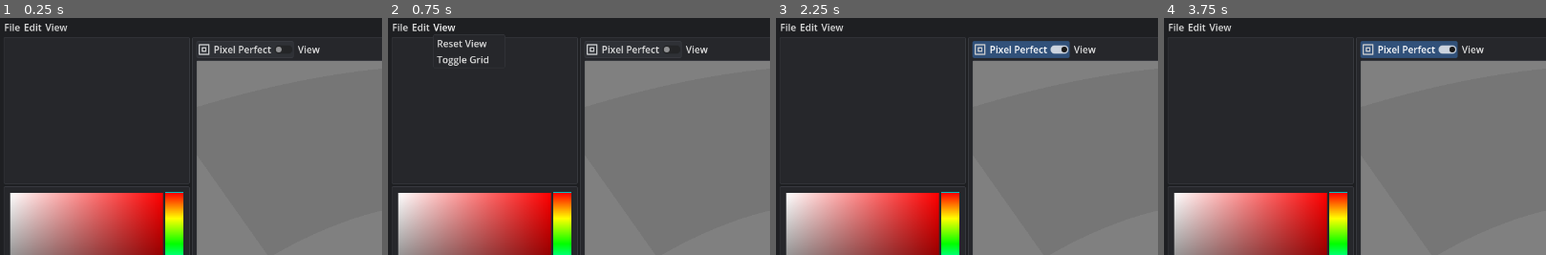
Above: before the commit, frames 1-4 (left to right).
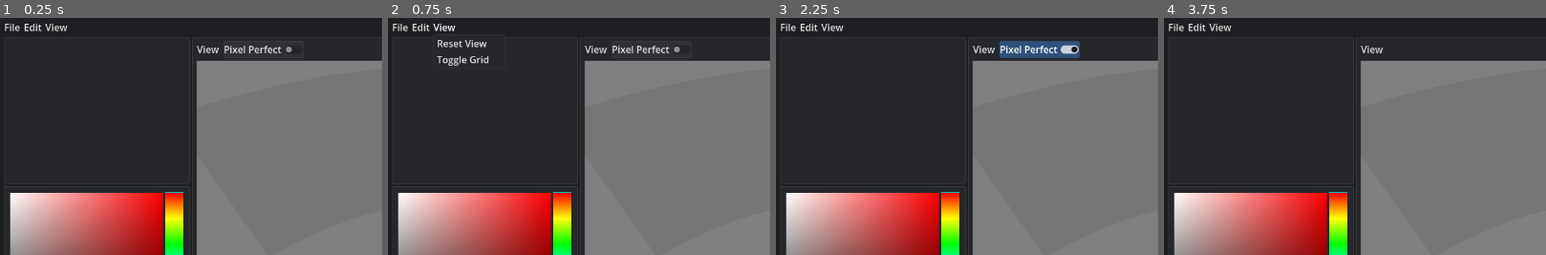
Above: after the commit, the same moments.

Repository: LeonardMeagher2/LVE
Game: Godot game, scene res://ui/main.tscn
Same seed, same stepped clock (60 frames per second), same inputs: the game is played once before the commit and once after it.
Inputs (mouse positions are % of the whole screen's width and height, from its top left):
- Up to frame 1 (0.25 s): no input
- Up to frame 2 (0.75 s): click "View" at 0.5 s
- Up to frame 3 (2.25 s): click "Pixel Perfect" at 1.25 s; click (97, 11) at 2 s
- Up to frame 4 (3.75 s): click (97, 14) at 2.75 s; click (97, 22) at 3.5 s
The pictures show only the part of the screen within x 0-50%, y 0-50%; the shares and areas given below are measured in that part.

The runs differ from the first frame. In frame 1, 0.6% of the frame differs, in the area x 51-84%, y 10-16%; in frame 2, 0.6%; in frame 3, 1.2%; in frame 4, 1.9%, in the area x 51-84%, y 9-17%.

Commit message:
Add a tool option system
Tools declare options as ToolOption resources. The option bar builds a widget per option and stores values in State. Pixel perfect becomes a pencil toggle. Rename ToolInfo.scene to ToolInfo.tool_scene to make room beside option_scene. Add a declarative mode picker widget with replace/add/subtract buttons and a clear button for selection tools.

Diff:
--- /dev/null
+++ b/icons/clear.svg
@@ -0,0 +1,5 @@
+<svg xmlns="http://www.w3.org/2000/svg" width="24" height="24" viewBox="0 0 24 24" fill="none" stroke="#c8cacc" stroke-width="2" stroke-linecap="round" stroke-linejoin="round">
+  <rect x="4.5" y="4.5" width="15" height="15" stroke-dasharray="3 3"/>
+  <path d="M9.5 9.5l5 5"/>
+  <path d="M14.5 9.5l-5 5"/>
+</svg>
--- /dev/null
+++ b/icons/mode_add.svg
@@ -0,0 +1,5 @@
+<svg xmlns="http://www.w3.org/2000/svg" width="24" height="24" viewBox="0 0 24 24" fill="none" stroke="#c8cacc" stroke-width="2" stroke-linecap="round" stroke-linejoin="round">
+  <rect x="4" y="4" width="16" height="16"/>
+  <path d="M12 9v6"/>
+  <path d="M9 12h6"/>
+</svg>
--- /dev/null
+++ b/icons/mode_replace.svg
@@ -0,0 +1,3 @@
+<svg xmlns="http://www.w3.org/2000/svg" width="24" height="24" viewBox="0 0 24 24" fill="none" stroke="#c8cacc" stroke-width="2" stroke-linecap="round" stroke-linejoin="round">
+  <rect x="4.5" y="4.5" width="15" height="15" stroke-dasharray="3 3"/>
+</svg>
--- /dev/null
+++ b/icons/mode_subtract.svg
@@ -0,0 +1,4 @@
+<svg xmlns="http://www.w3.org/2000/svg" width="24" height="24" viewBox="0 0 24 24" fill="none" stroke="#c8cacc" stroke-width="2" stroke-linecap="round" stroke-linejoin="round">
+  <rect x="4" y="4" width="16" height="16"/>
+  <path d="M9 12h6"/>
+</svg>
--- a/state/voxi.gd
+++ b/state/voxi.gd
@@ -7,9 +7,9 @@
 signal frame_changed()
 signal color_changed(color: Color)
 signal tool_changed(tool: ToolInfo)
+signal tool_option_changed(group: String, id: String, value: Variant)
 signal cells_changed()
 signal selection_changed()
-signal pixel_perfect_changed(enabled: bool)
 
 var document: VoxiDocument
 var current_frame := 0:
@@ -21,10 +21,10 @@
 var tools := {}
 var tool: ToolInfo = null
 var current_color := Color8(20, 20, 20)
-var pixel_perfect := false
 var selection := VoxelSelection.new()
 var undo_redo := UndoRedo.new()
 var playback := Playback.new()
+var _option_values := {}
 
 
 func _init() -> void:
@@ -82,17 +82,34 @@
 	color_changed.emit(c)
 
 
-func set_pixel_perfect(v: bool) -> void:
-	if pixel_perfect == v:
+func set_tool_option(group: String, id: String, value: Variant) -> void:
+	if not _option_values.has(group):
+		_option_values[group] = {}
+	if _option_values[group].get(id) == value:
 		return
-	pixel_perfect = v
-	pixel_perfect_changed.emit(v)
+	_option_values[group][id] = value
+	tool_option_changed.emit(group, id, value)
+
+
+func get_tool_option(info: ToolInfo, id: String) -> Variant:
+	for opt in info.options:
+		if opt.id == id:
+			var vals: Dictionary = _option_values.get(info.group, {})
+			return vals.get(id, opt.default)
+	return null
 
 
 func can_edit(cell: Vector3i) -> bool:
 	if selection.is_empty():
 		return true
 	return selection.contains(cell)
+
+
+func clear_selection() -> void:
+	if selection.is_empty():
+		return
+	selection.clear()
+	selection_changed.emit()
 
 
 func erase_selection() -> void:
--- a/tests/pixel_perfect_tool.gd
+++ b/tests/pixel_perfect_tool.gd
@@ -16,7 +16,7 @@
 func _run() -> void:
 	step("Given a brush with pixel perfect enabled", func():
 		State.current_color = Color8(200, 60, 60)
-		State.pixel_perfect = true
+		State.set_tool_option("brush", "pixel_perfect", true)
 		_vp = editor_viewport(_inst)
 		var svp := _vp.get_viewport()
 		var container := svp.get_parent()
--- a/tools/eraser.tres
+++ b/tools/eraser.tres
@@ -8,5 +8,5 @@
 id = "eraser"
 display_name = "Eraser"
 tooltip = "Erase voxels"
-scene = "res://tools/eraser/eraser.tscn"
+tool_scene = "res://tools/eraser/eraser.tscn"
 icon = ExtResource("2_icon")
--- a/tools/eyedropper.tres
+++ b/tools/eyedropper.tres
@@ -9,4 +9,4 @@
 display_name = "Eyedropper"
 icon = ExtResource("1_4uc0x")
 tooltip = "Pick a color from a voxel"
-scene = "res://tools/pick/pick.tscn"
+tool_scene = "res://tools/pick/pick.tscn"
--- a/tools/fill.tres
+++ b/tools/fill.tres
@@ -9,4 +9,4 @@
 display_name = "Fill"
 icon = ExtResource("2_icon")
 tooltip = "Fill connected voxels with a color"
-scene = "res://tools/fill/fill.tscn"
+tool_scene = "res://tools/fill/fill.tscn"
--- a/tools/lasso.tres
+++ b/tools/lasso.tres
@@ -2,6 +2,14 @@
 
 [ext_resource type="Script" uid="uid://cjerda0p540dt" path="res://tools/tool_info.gd" id="1_script"]
 [ext_resource type="Texture2D" uid="uid://ca51e3tfobhyh" path="res://icons/lasso.svg" id="2_icon"]
+[ext_resource type="Script" uid="uid://psmrld84nlu7" path="res://tools/tool_option.gd" id="3_mode"]
+
+[sub_resource type="Resource" id="Resource_opt"]
+script = ExtResource("3_mode")
+id = "mode"
+label = "selection mode"
+default = "replace"
+option_scene = "res://tools/select/mode_picker.tscn"
 
 [resource]
 script = ExtResource("1_script")
@@ -10,4 +18,5 @@
 icon = ExtResource("2_icon")
 tooltip = "Select a freeform area of voxels"
 group = "select"
-scene = "res://tools/lasso/lasso.tscn"
+tool_scene = "res://tools/lasso/lasso.tscn"
+options = [SubResource("Resource_opt")]
--- a/tools/move.tres
+++ b/tools/move.tres
@@ -8,5 +8,5 @@
 id = "move"
 display_name = "Move"
 tooltip = "Move the selection"
-scene = "res://tools/move/move.tscn"
+tool_scene = "res://tools/move/move.tscn"
 icon = ExtResource("2_icon")
--- a/tools/paint_brush.tres
+++ b/tools/paint_brush.tres
@@ -10,4 +10,4 @@
 icon = ExtResource("2_icon")
 tooltip = "Recolor existing voxels"
 group = "brush"
-scene = "res://tools/brush/brush.tscn"
+tool_scene = "res://tools/brush/brush.tscn"
--- a/tools/pencil.tres
+++ b/tools/pencil.tres
@@ -2,6 +2,13 @@
 
 [ext_resource type="Texture2D" uid="uid://ejqpo0v0d1op" path="res://icons/pencil.svg" id="1_qceig"]
 [ext_resource type="Script" uid="uid://cjerda0p540dt" path="res://tools/tool_info.gd" id="2_qb7oy"]
+[ext_resource type="Script" uid="uid://psmrld84nlu7" path="res://tools/tool_option.gd" id="3_opt"]
+
+[sub_resource type="Resource" id="Resource_opt"]
+script = ExtResource("3_opt")
+id = "pixel_perfect"
+label = "pixel perfect"
+default = false
 
 [resource]
 script = ExtResource("2_qb7oy")
@@ -10,4 +17,5 @@
 icon = ExtResource("1_qceig")
 tooltip = "Add voxels"
 group = "brush"
-scene = "res://tools/brush/brush.tscn"
+tool_scene = "res://tools/brush/brush.tscn"
+options = [SubResource("Resource_opt")]
--- a/tools/select.tres
+++ b/tools/select.tres
@@ -1,7 +1,15 @@
-[gd_resource type="Resource" script_class="ToolInfo" load_steps=3 format=3]
+[gd_resource type="Resource" script_class="ToolInfo" load_steps=5 format=3]
 
 [ext_resource type="Script" path="res://tools/tool_info.gd" id="1_script"]
 [ext_resource type="Texture2D" path="res://icons/select.svg" id="2_icon"]
+[ext_resource type="Script" path="res://tools/tool_option.gd" id="3_mode"]
+
+[sub_resource type="Resource" id="Resource_opt"]
+script = ExtResource("3_mode")
+id = "mode"
+label = "selection mode"
+default = "replace"
+option_scene = "res://tools/select/mode_picker.tscn"
 
 [resource]
 script = ExtResource("1_script")
@@ -9,5 +17,6 @@
 display_name = "Select"
 group = "select"
 tooltip = "Select a volume"
-scene = "res://tools/select/select.tscn"
+tool_scene = "res://tools/select/select.tscn"
 icon = ExtResource("2_icon")
+options = [SubResource("Resource_opt")]
--- /dev/null
+++ b/tools/select/mode_picker.gd
@@ -0,0 +1,44 @@
+extends HBoxContainer
+
+@export var option: ToolOption
+@export var group := ""
+
+
+func _ready() -> void:
+	if option == null:
+		return
+	var btn_group := ButtonGroup.new()
+	for btn in get_children():
+		if not (btn is Button):
+			continue
+		if btn.name == "clear":
+			btn.pressed.connect(_on_clear)
+			continue
+		btn.button_group = btn_group
+		btn.button_pressed = State.get_tool_option(State.tool, option.id) == btn.name
+		btn.pressed.connect(_on_pressed.bind(btn.name))
+	State.tool_option_changed.connect(_on_option_changed)
+	State.selection_changed.connect(_sync_clear)
+	_sync_clear()
+
+
+func _on_option_changed(changed_group: String, id: String, value: Variant) -> void:
+	if changed_group != group or id != option.id:
+		return
+	for btn in get_children():
+		if btn is Button and btn.name != "clear":
+			(btn as Button).button_pressed = btn.name == value
+
+
+func _on_pressed(value: String) -> void:
+	State.set_tool_option(group, option.id, value)
+
+
+func _on_clear() -> void:
+	State.clear_selection()
+
+
+func _sync_clear() -> void:
+	var clear := get_node_or_null("clear")
+	if clear is Button:
+		(clear as Button).disabled = State.selection.is_empty()
--- /dev/null
+++ b/tools/select/mode_picker.tscn
@@ -0,0 +1,39 @@
+[gd_scene load_steps=6 format=3]
+
+[ext_resource type="Script" path="res://tools/select/mode_picker.gd" id="1"]
+[ext_resource type="Texture2D" path="res://icons/mode_add.svg" id="2"]
+[ext_resource type="Texture2D" path="res://icons/mode_replace.svg" id="3"]
+[ext_resource type="Texture2D" path="res://icons/mode_subtract.svg" id="4"]
+[ext_resource type="Texture2D" path="res://icons/clear.svg" id="5"]
+
+[node name="ModePicker" type="HBoxContainer"]
+script = ExtResource("1")
+
+[node name="replace" type="Button" parent="."]
+toggle_mode = true
+focus_mode = 0
+custom_minimum_size = Vector2(26, 26)
+icon = ExtResource("3")
+tooltip_text = "Replace"
+
+[node name="add" type="Button" parent="."]
+toggle_mode = true
+focus_mode = 0
+custom_minimum_size = Vector2(26, 26)
+icon = ExtResource("2")
+tooltip_text = "Add"
+
+[node name="subtract" type="Button" parent="."]
+toggle_mode = true
+focus_mode = 0
+custom_minimum_size = Vector2(26, 26)
+icon = ExtResource("4")
+tooltip_text = "Subtract"
+
+[node name="Sep" type="VSeparator" parent="."]
+
+[node name="clear" type="Button" parent="."]
+focus_mode = 0
+custom_minimum_size = Vector2(26, 26)
+icon = ExtResource("5")
+tooltip_text = "Clear Selection"
--- a/tools/tool_info.gd
+++ b/tools/tool_info.gd
@@ -6,4 +6,5 @@
 @export var icon: Texture2D = null
 @export var tooltip := ""
 @export var group := ""
-@export_file_path("*.tscn") var scene: String
+@export_file_path("*.tscn") var tool_scene: String
+@export var options: Array = []
--- /dev/null
+++ b/tools/tool_option.gd
@@ -0,0 +1,7 @@
+class_name ToolOption
+extends Resource
+
+@export var id := ""
+@export var label := ""
+@export var default: Variant = ""
+@export_file_path("*.tscn") var option_scene := ""
--- a/tools/voxel_tool.gd
+++ b/tools/voxel_tool.gd
@@ -129,7 +129,7 @@
 
 
 func _use_pixel_perfect() -> bool:
-	return State.pixel_perfect
+	return State.get_tool_option(info, "pixel_perfect") == true
 
 
 func apply(_target: Vector3i, _hit: Vector3i) -> bool:
--- a/tools/wand_select.tres
+++ b/tools/wand_select.tres
@@ -2,6 +2,14 @@
 
 [ext_resource type="Script" uid="uid://cjerda0p540dt" path="res://tools/tool_info.gd" id="1_script"]
 [ext_resource type="Texture2D" uid="uid://dnpfta4guqhvd" path="res://icons/wand.svg" id="2_icon"]
+[ext_resource type="Script" uid="uid://psmrld84nlu7" path="res://tools/tool_option.gd" id="3_mode"]
+
+[sub_resource type="Resource" id="Resource_opt"]
+script = ExtResource("3_mode")
+id = "mode"
+label = "selection mode"
+default = "replace"
+option_scene = "res://tools/select/mode_picker.tscn"
 
 [resource]
 script = ExtResource("1_script")
@@ -10,4 +18,5 @@
 icon = ExtResource("2_icon")
 tooltip = "Select connected voxels of a color"
 group = "select"
-scene = "res://tools/wand_select/wand_select.tscn"
+tool_scene = "res://tools/wand_select/wand_select.tscn"
+options = [SubResource("Resource_opt")]
--- a/ui/option_bar.gd
+++ b/ui/option_bar.gd
@@ -3,22 +3,52 @@
 
 signal view_requested(name: String)
 
-@onready var _pixel_perfect: CheckButton = $PixelPerfect
+@onready var _options_box: HBoxContainer = $OptionsBox
 @onready var _view_menu: MenuButton = $View
+
+var _entries: Array[Dictionary] = []
 
 
 func _ready() -> void:
-	State.pixel_perfect_changed.connect(_on_pixel_perfect_changed)
-	_pixel_perfect.button_pressed = State.pixel_perfect
+	State.tool_changed.connect(func(_t): _rebuild())
+	State.tool_option_changed.connect(_sync_values)
 	_view_menu.get_popup().id_pressed.connect(_on_view_selected)
+	_rebuild()
 
 
-func _on_pixel_perfect_toggled(v: bool) -> void:
-	State.set_pixel_perfect(v)
+func _rebuild() -> void:
+	for c in _options_box.get_children():
+		_options_box.remove_child(c)
+		c.queue_free()
+	_entries.clear()
+	if State.tool == null:
+		return
+	var group: String = State.tool.group
+	for opt in State.tool.options:
+		if opt.option_scene != "":
+			var w: Control = load(opt.option_scene).instantiate()
+			w.option = opt
+			w.group = group
+			_options_box.add_child(w)
+		else:
+			_add_toggle(opt, group)
 
 
-func _on_pixel_perfect_changed(v: bool) -> void:
-	_pixel_perfect.button_pressed = v
+func _add_toggle(opt: ToolOption, group: String) -> void:
+	var cb := CheckButton.new()
+	cb.text = opt.label.capitalize()
+	cb.focus_mode = Control.FOCUS_NONE
+	var on: bool = State.get_tool_option(State.tool, opt.id)
+	cb.button_pressed = on
+	cb.toggled.connect(func(v: bool): State.set_tool_option(group, opt.id, v))
+	_options_box.add_child(cb)
+	_entries.append({"button": cb, "group": group, "id": opt.id, "value": true})
+
+
+func _sync_values(group: String, id: String, value: Variant) -> void:
+	for e in _entries:
+		if e.group == group and e.id == id:
+			(e.button as BaseButton).button_pressed = e.value == value
 
 
 func _on_view_selected(index: int) -> void:
--- a/ui/option_bar.tscn
+++ b/ui/option_bar.tscn
@@ -1,22 +1,13 @@
-[gd_scene format=3]
+[gd_scene format=3 uid="uid://dnqw73i7dthg5"]
 
-[ext_resource type="Script" path="res://ui/option_bar.gd" id="1_option"]
-[ext_resource type="Texture2D" path="res://icons/pixel_perfect.svg" id="2_pp"]
+[ext_resource type="Script" uid="uid://cpmnvthh7gjxy" path="res://ui/option_bar.gd" id="1_option"]
 
-[node name="OptionBar" type="HBoxContainer"]
+[node name="OptionBar" type="HBoxContainer" unique_id=65535186]
 custom_minimum_size = Vector2(0, 28)
-layout_mode = 2
 theme_override_constants/separation = 6
 script = ExtResource("1_option")
 
-[node name="PixelPerfect" type="CheckButton" parent="."]
-layout_mode = 2
-focus_mode = 0
-icon = ExtResource("2_pp")
-text = "Pixel Perfect"
-tooltip_text = "Toggle voxel snapping of the ghost preview"
-
-[node name="View" type="MenuButton" parent="."]
+[node name="View" type="MenuButton" parent="." unique_id=438351120]
 layout_mode = 2
 focus_mode = 0
 text = "View"
@@ -32,8 +23,7 @@
 popup/item_4/text = "Reset"
 popup/item_4/id = 4
 
-[node name="OptionSpacer" type="Control" parent="."]
+[node name="OptionsBox" type="HBoxContainer" parent="." unique_id=567840298]
+unique_name_in_owner = true
 layout_mode = 2
-size_flags_horizontal = 3
-
-[connection signal="toggled" from="PixelPerfect" to="." method="_on_pixel_perfect_toggled"]
+theme_override_constants/separation = 10
--- a/viewport/editor_viewport.gd
+++ b/viewport/editor_viewport.gd
@@ -23,12 +23,12 @@
 	if _tool != null:
 		_tool.visible = false
 		_tool.on_deactivated()
-	if t == null or t.scene.is_empty():
+	if t == null or t.tool_scene.is_empty():
 		_tool = null
 		return
 	_tool = _tools.get(t.id)
 	if _tool == null:
-		var scene := load(t.scene)
+		var scene := load(t.tool_scene)
 		if scene == null:
 			_tool = null
 			return
Not shown, added: icons/clear.svg.import
Not shown, added: icons/mode_add.svg.import
Not shown, added: icons/mode_replace.svg.import
Not shown, added: icons/mode_subtract.svg.import
Not shown, added: tools/select/mode_picker.gd.uid
Not shown, added: tools/tool_option.gd.uid
